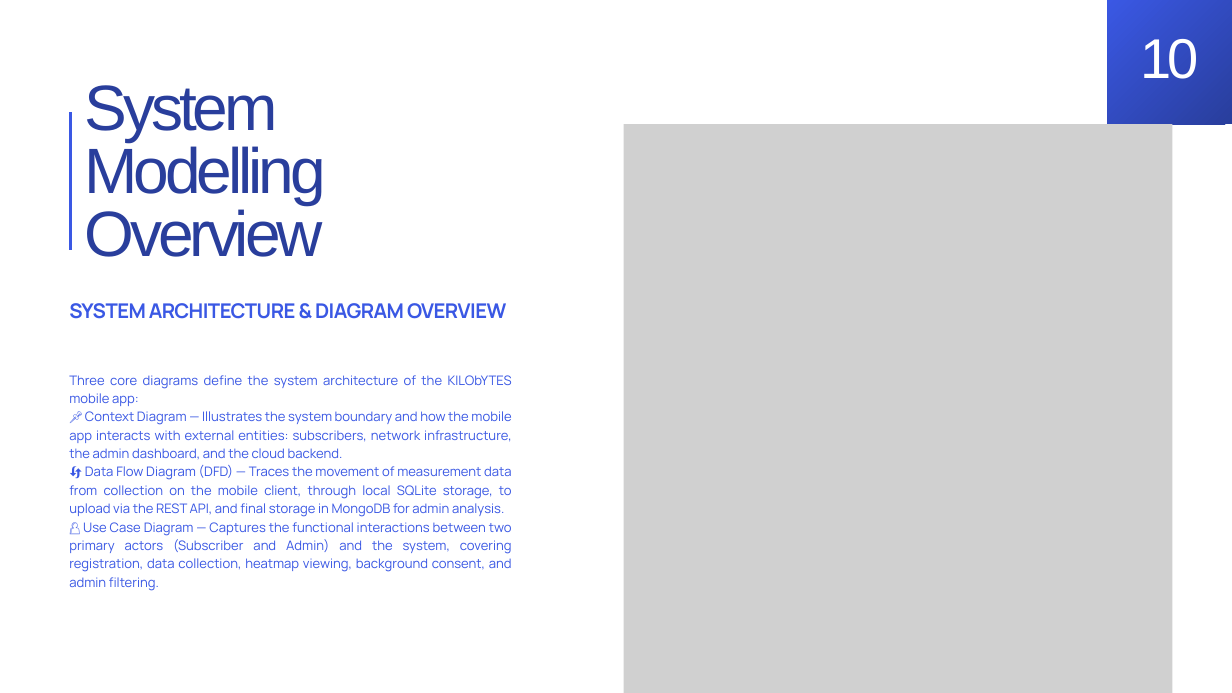
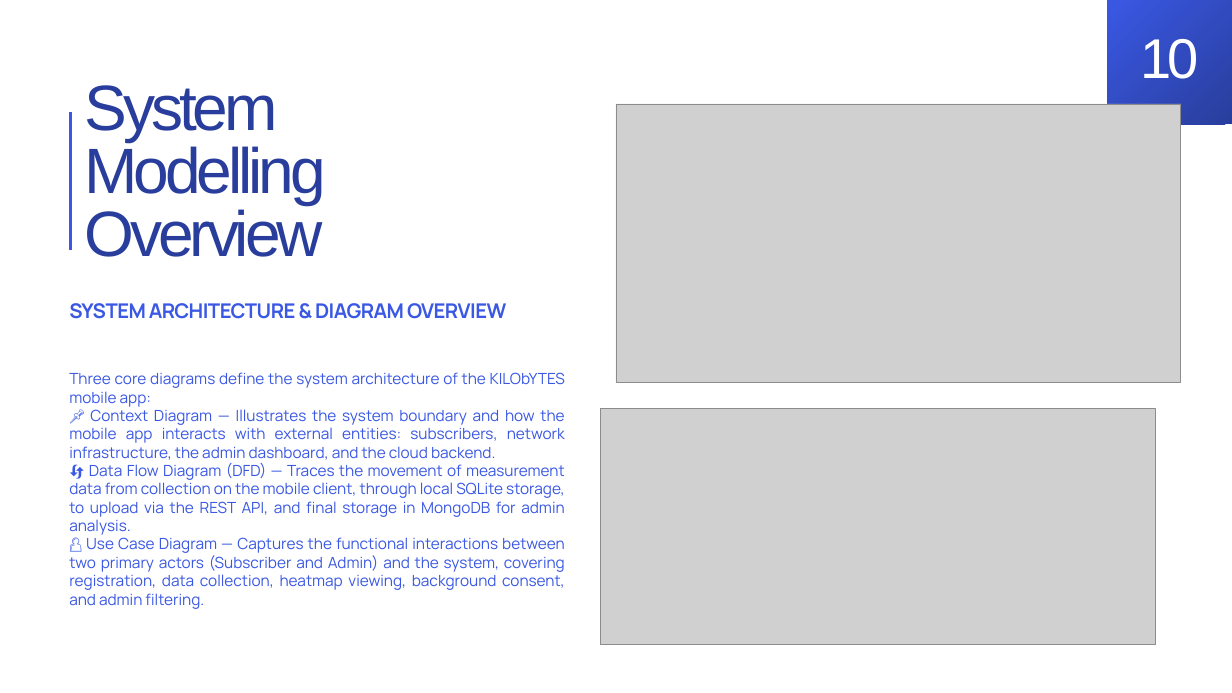
Before and after one commit to BrayanMorningstar237/CEF440_Group5, a slide deck: slide 8 of Final Report Group 5/Final PPT Group 5.pptx (slide 10 before the commit). Drawn at 1232x693 pixels with LibreOffice and Linux fonts; fonts in the diff are those of the drawing; grey boxes stand for pictures; background and template pictures are left out. Boxes give left, top, right and bottom in pixels: in the first picture for what was removed or moved away, otherwise in the second. Text is boxed around its words. In the diff, an @@ line names an element or a change of style, - is before the commit and + after.

```diff
--- a/Final Report Group 5/Final PPT Group 5.pptx
+++ b/Final Report Group 5/Final PPT Group 5.pptx
@@ picture added at bbox=[616, 104, 1181, 383] @@
@@ picture removed at bbox=[623, 124, 1172, 693] @@
@@ text "Three core diagrams define the ..." at bbox=[69, 372, 565, 609]: size 15.3 to 18 pt @@
@@ picture added at bbox=[601, 408, 1155, 644] @@
```
Also in this commit, not shown: 7 other slides changed, 1 slide added, 2 slides removed.
